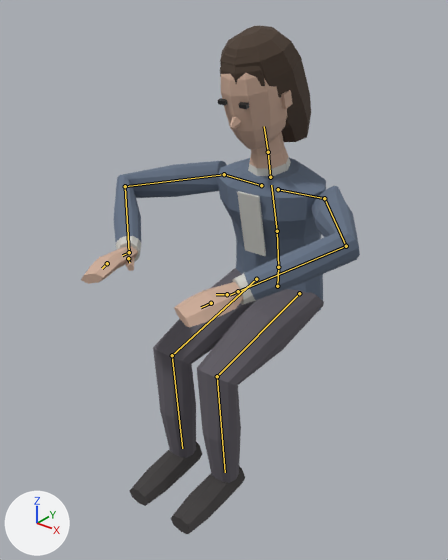
The glTF model assets/models/characters/player.glb: old version first, new version second.
Both versions are drawn from a 50 mm lens placed at (1.002, -1.571, 1.45), pointed at (-0.009, -0.307, 0.666). Arrows for +X, +Y and +Z are at lower left; the lights stay in place. The first picture is the older version. Both versions are drawn at frame 79 of the action 'sit_idle'; the numbers are the values there. The bones that change, and the others that lie on the model, are drawn over the model as lines.

Objects in the first picture: 'Body', 'Hair_Bald', 'Hair_Long' and 1 more.
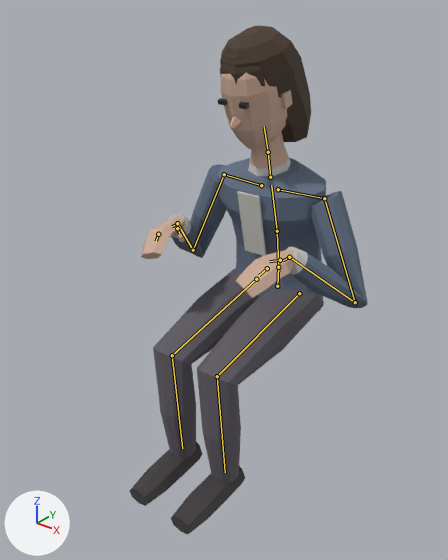
The change, as a diff of the scene's bpy script:
```diff
--- a/assets/models/characters/player.glb.py
+++ b/assets/models/characters/player.glb.py
@@ bone_upperarm_l @@
 bone_upperarm_l = bpy.data.objects['Armature'].pose.bones['UpperArm.L']  # child of 'Shoulder.L'
-bone_upperarm_l.rotation_quaternion = (0.717, 0.321, 0.266, 0.559)  # degrees (49, 1, 77)
+bone_upperarm_l.rotation_quaternion = (0.988, 0.154, 0.0, -0.02)  # degrees (18, 0, -2)
@@ bone_forearm_l @@
 bone_forearm_l = bpy.data.objects['Armature'].pose.bones['Forearm.L']  # child of 'UpperArm.L'
-bone_forearm_l.rotation_quaternion = (0.812, 0.584, 0.0, 0.0)  # degrees (71, 0, 0)
+bone_forearm_l.rotation_quaternion = (0.498, 0.867, 0.0, 0.0)  # degrees (120, 0, 0)
@@ bone_hand_l @@
 bone_hand_l = bpy.data.objects['Armature'].pose.bones['Hand.L']  # child of 'Forearm.L'
-bone_hand_l.rotation_quaternion = (0.882, -0.355, -0.172, 0.258)  # degrees (-46, -7, 36)
+bone_hand_l.rotation_quaternion = (0.812, -0.427, 0.354, -0.184)  # degrees (-65, 25, -41)
@@ bone_fingers_l @@
 bone_fingers_l = bpy.data.objects['Armature'].pose.bones['Fingers.L']  # child of 'Hand.L'
-bone_fingers_l.rotation_quaternion = (0.993, 0.0, 0.0, -0.122)  # degrees (0, 0, -14)
+bone_fingers_l.rotation_quaternion = (0.956, 0.0, 0.0, -0.292)  # degrees (0, 0, -34)
@@ bone_thumb_l @@
 bone_thumb_l = bpy.data.objects['Armature'].pose.bones['Thumb.L']  # child of 'Hand.L'
-bone_thumb_l.rotation_quaternion = (0.999, 0.0, 0.0, -0.052)  # degrees (0, 0, -6)
+bone_thumb_l.rotation_quaternion = (0.993, 0.0, 0.0, -0.118)  # degrees (0, 0, -14)
@@ bone_upperarm_r @@
 bone_upperarm_r = bpy.data.objects['Armature'].pose.bones['UpperArm.R']  # child of 'Shoulder.R'
-bone_upperarm_r.rotation_quaternion = (0.722, 0.331, -0.268, -0.545)  # degrees (50, -2, -75)
+bone_upperarm_r.rotation_quaternion = (0.987, 0.154, -0.011, 0.052)  # degrees (18, -2, 6)
@@ bone_forearm_r @@
 bone_forearm_r = bpy.data.objects['Armature'].pose.bones['Forearm.R']  # child of 'UpperArm.R'
-bone_forearm_r.rotation_quaternion = (0.812, 0.584, 0.0, 0.0)  # degrees (71, 0, 0)
+bone_forearm_r.rotation_quaternion = (0.498, 0.867, 0.0, 0.0)  # degrees (120, 0, 0)
@@ bone_hand_r @@
 bone_hand_r = bpy.data.objects['Armature'].pose.bones['Hand.R']  # child of 'Forearm.R'
-bone_hand_r.rotation_quaternion = (0.879, -0.363, 0.167, -0.261)  # degrees (-47, 6, -36)
+bone_hand_r.rotation_quaternion = (0.803, -0.426, -0.374, 0.183)  # degrees (-66, -26, 43)
@@ bone_fingers_r @@
 bone_fingers_r = bpy.data.objects['Armature'].pose.bones['Fingers.R']  # child of 'Hand.R'
-bone_fingers_r.rotation_quaternion = (0.996, 0.0, 0.0, 0.086)  # degrees (0, 0, 10)
+bone_fingers_r.rotation_quaternion = (0.966, 0.0, 0.0, 0.258)  # degrees (0, 0, 30)
@@ bone_thumb_r @@
 bone_thumb_r = bpy.data.objects['Armature'].pose.bones['Thumb.R']  # child of 'Hand.R'
-bone_thumb_r.rotation_quaternion = (0.999, 0.0, 0.0, 0.052)  # degrees (0, 0, 6)
+bone_thumb_r.rotation_quaternion = (0.993, 0.0, 0.0, 0.118)  # degrees (0, 0, 14)
```

Where the change shows, as pixel boxes [x1, y1, x2, y2] in the pictures (448 x 560 px):
'Body', posed (15% narrower): before [81, 73, 360, 534]; after [130, 73, 367, 534]
bone 'UpperArm.L', root to tip: before (324, 198) to (346, 246); after (324, 198) to (355, 302)
bone 'Forearm.L', root to tip: before (346, 246) to (238, 291); after (355, 302) to (289, 257)
bone 'Hand.L', root to tip: before (238, 291) to (230, 295); after (289, 257) to (283, 260)
bone 'Fingers.L', root to tip: before (211, 303) to (201, 307); after (267, 268) to (259, 275)
bone 'Thumb.L', root to tip: before (227, 294) to (216, 294); after (280, 260) to (269, 261)
bone 'UpperArm.R', root to tip: before (224, 174) to (125, 186); after (224, 174) to (193, 250)
bone 'Forearm.R', root to tip: before (125, 186) to (129, 252); after (193, 250) to (177, 223)
bone 'Hand.R', root to tip: before (129, 252) to (122, 255); after (177, 223) to (172, 226)
bone 'Fingers.R', root to tip: before (107, 263) to (102, 268); after (158, 234) to (156, 241)
bone 'Thumb.R', root to tip: before (128, 258) to (129, 262); after (177, 228) to (179, 233)
